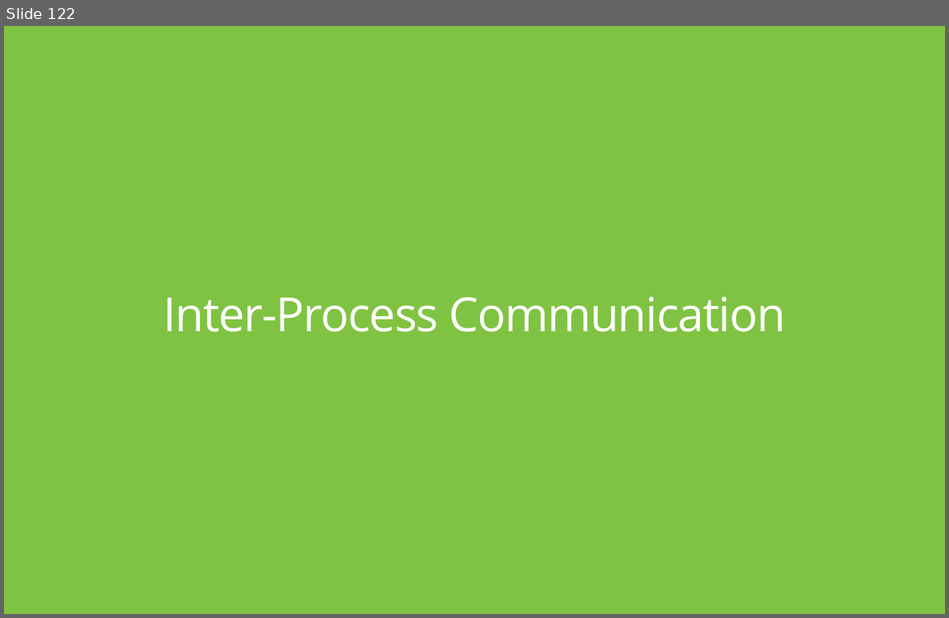
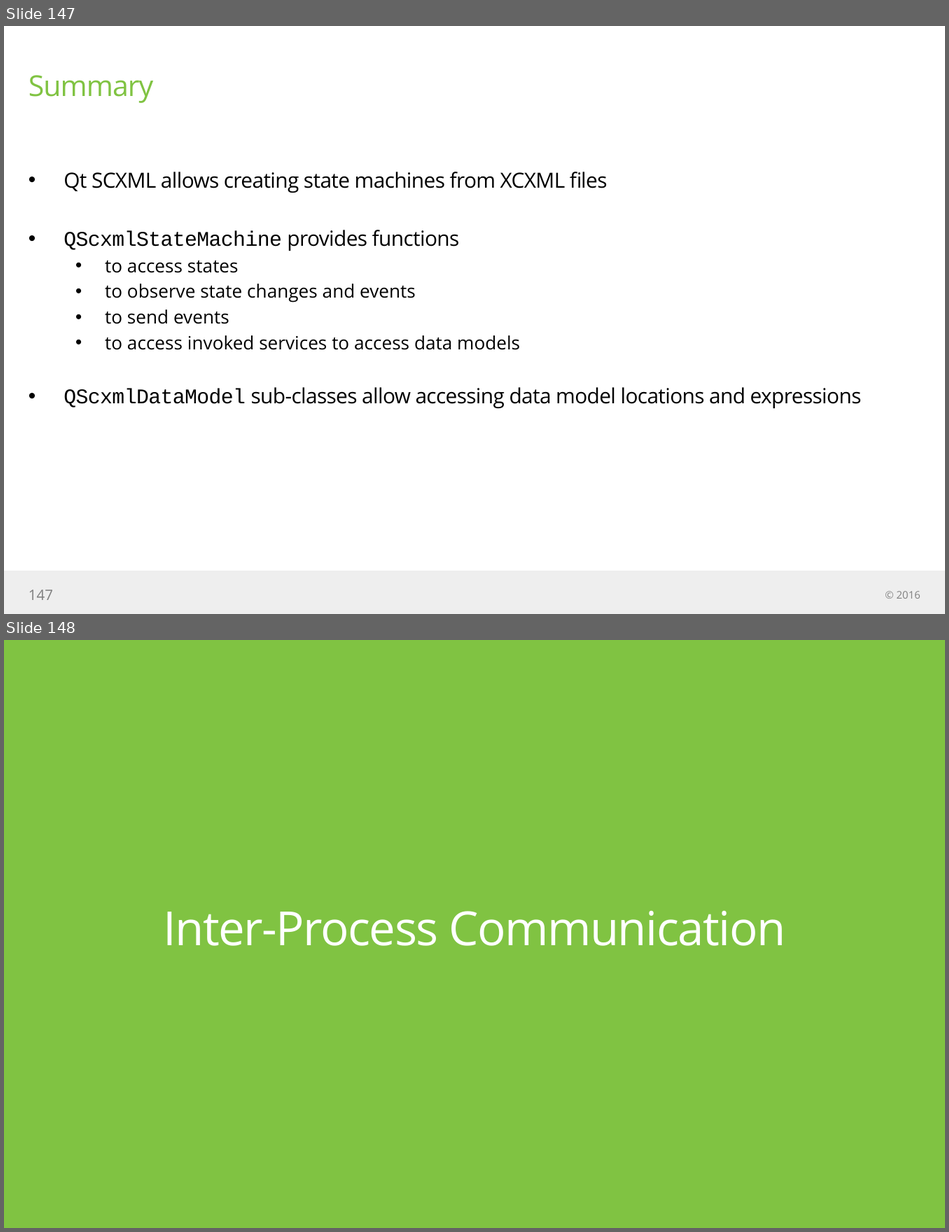
Before and after one commit to jigneshBadrakhiya/training-material, a slide deck: engine/docs/engine edition slideware.pptx. Shown one above the other, each under a label of ours: slide 122 before the commit, slides 147 and 148 after it. The pictures are 949x618 and 949x1232 pixels, drawn with LibreOffice and Linux fonts; fonts in the diff are those of the drawing. Boxes give left, top, right and bottom in pixels: in the first picture for what was removed or moved away, otherwise in the second. Text is boxed around its words. In the diff, an @@ line names an element or a change of style, - is before the commit and + after.

Commit message:
Qt Speech and SCXML added

```diff
--- a/engine/docs/engine edition slideware.pptx
+++ b/engine/docs/engine edition slideware.pptx
@@ slide 147 added at [4, 26, 945, 614], background #FFFFFF @@
@@ title added at [28, 75, 153, 103], 22 pt, text #80C342 @@
+Summary
@@ text added at [63, 172, 862, 409], 16 pt, text #000000 @@
+• Qt SCXML allows creating state machines from XCXML files
+• QScxmlStateMachine provides functions
+  • to access states
+  • to observe state changes and events
+  • to send events
+  • to access invoked services to access data models
+• QScxmlDataModel sub-classes allow accessing data model locations and expressions
@@ rectangle added at [4, 571, 945, 614], fill #EEEEEE @@
@@ page number added at [28, 590, 53, 600], 11 pt, text #7F7F7F @@
+147
@@ text added at [896, 591, 920, 599], 8 pt, text #808080 @@
+© 2016
@@ what was slide 122 is now slide 148 @@
```
Also in this commit, not shown: 12 slides changed, 25 other slides added.
